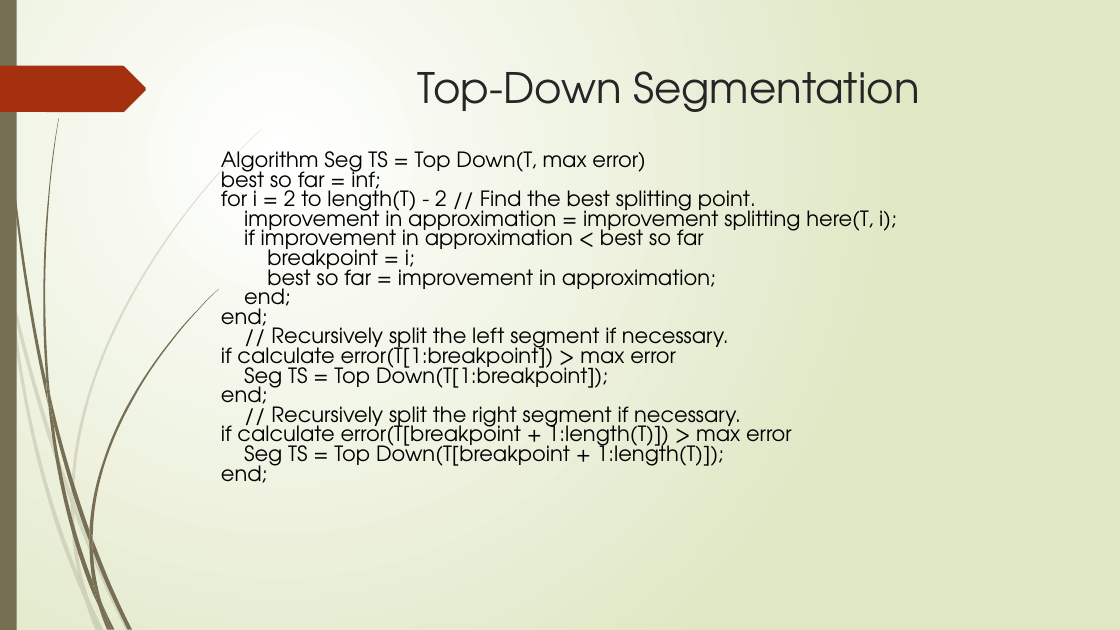
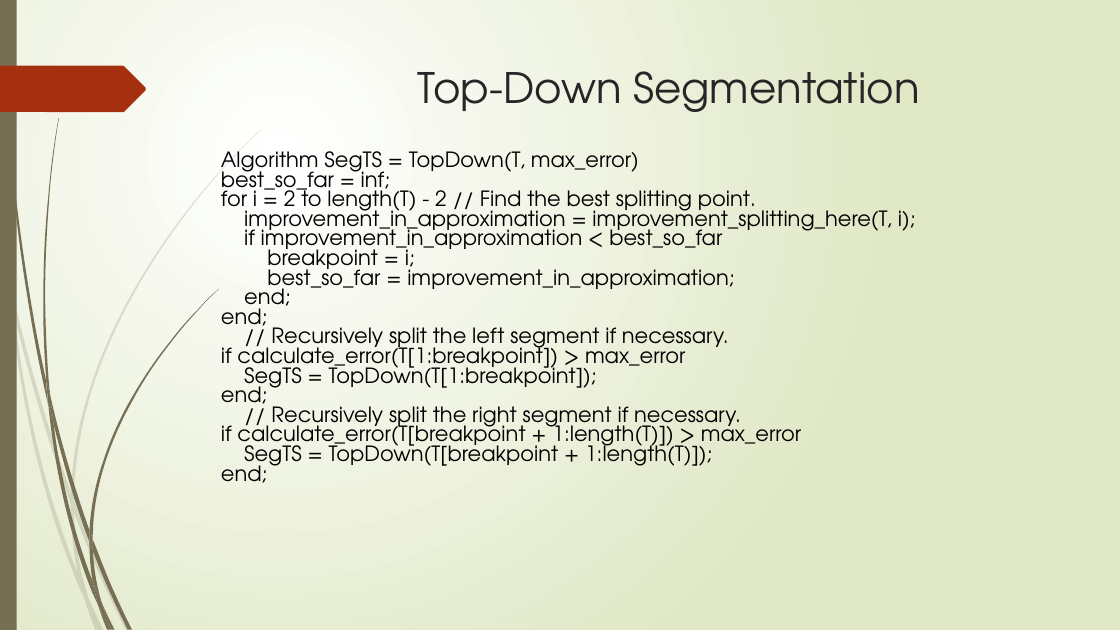
Before and after one commit to zixiaojindao/time-series-survey, a slide deck: slide 9 of slide/tsdm.pptx. Drawn at 1120x630 pixels with LibreOffice and Linux fonts; fonts in the diff are those of the drawing. Boxes give left, top, right and bottom in pixels: in the first picture for what was removed or moved away, otherwise in the second. Text is boxed around its words. In the diff, an @@ line names an element or a change of style, - is before the commit and + after.

```diff
--- a/slide/tsdm.pptx
+++ b/slide/tsdm.pptx
@@ table at (213,148,1032,619) @@
-row 1, column 1: Algorithm Seg TS = Top Down(T, max error) / best so far = inf; / for i = 2 to length(T) - 2 // Find the best splitting point. / improvement in approximation = improvement splitting here(T, i); / if improvement in approximation < best so far / breakpoint = i; / best so far = improvement in approximation; / end; / end; / // Recursively split the left segment if necessary. / if calculate error(T[1:breakpoint]) > max error / Seg TS = Top Down(T[1:breakpoint]); / end; / // Recursively split the right segment if necessary. / if calculate error(T[breakpoint + 1:length(T)]) > max error / Seg TS = Top Down(T[breakpoint + 1:length(T)]); / end;
+row 1, column 1: Algorithm SegTS = TopDown(T, max_error) / best_so_far = inf; / for i = 2 to length(T) - 2 // Find the best splitting point. / improvement_in_approximation = improvement_splitting_here(T, i); / if improvement_in_approximation < best_so_far / breakpoint = i; / best_so_far = improvement_in_approximation; / end; / end; / // Recursively split the left segment if necessary. / if calculate_error(T[1:breakpoint]) > max_error / SegTS = TopDown(T[1:breakpoint]); / end; / // Recursively split the right segment if necessary. / if calculate_error(T[breakpoint + 1:length(T)]) > max_error / SegTS = TopDown(T[breakpoint + 1:length(T)]); / end;
```
Also in this commit, not shown: 4 other slides changed.
